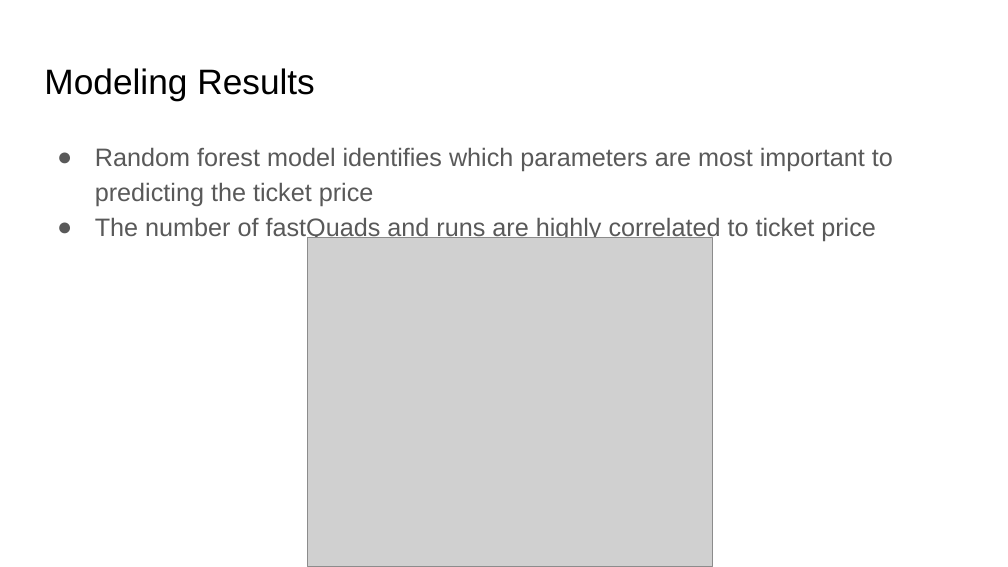
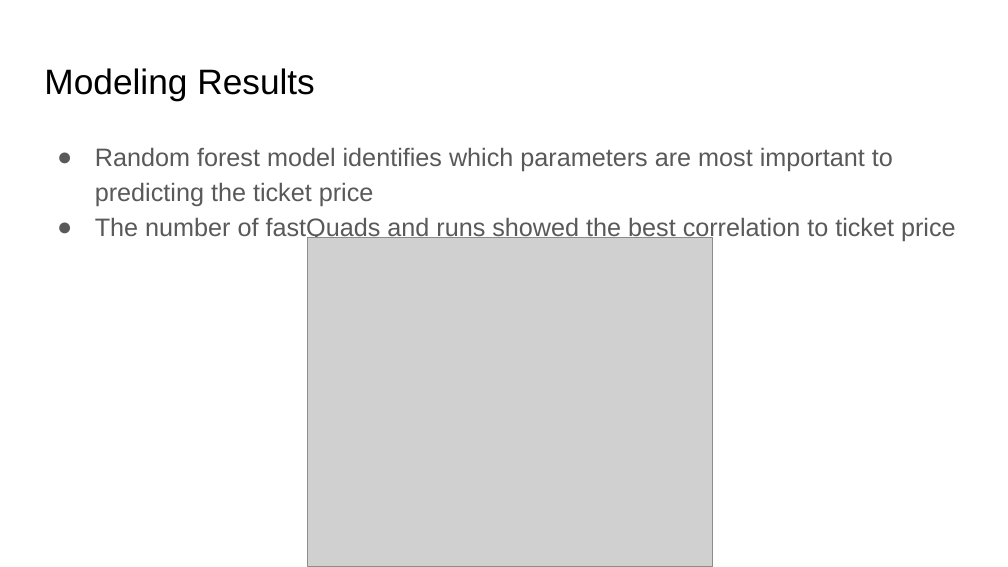
Before and after one commit to biman-zen/DataScienceGuidedCapstone, a slide deck: slide 7 of Big Mountain Resort Executive Presentation.pptx. Drawn at 1008x567 pixels with LibreOffice and Linux fonts; fonts in the diff are those of the drawing; grey boxes stand for pictures. Boxes give left, top, right and bottom in pixels: in the first picture for what was removed or moved away, otherwise in the second. Text is boxed around its words. In the diff, an @@ line names an element or a change of style, - is before the commit and + after.

```diff
--- a/Big Mountain Resort Executive Presentation.pptx
+++ b/Big Mountain Resort Executive Presentation.pptx
@@ text at (95, 217, 956, 242): text changed @@
-● The number of fastQuads and runs are highly correlated to ticket price
+● The number of fastQuads and runs showed the best correlation to ticket price
```
Also in this commit, not shown: 2 other slides changed.
